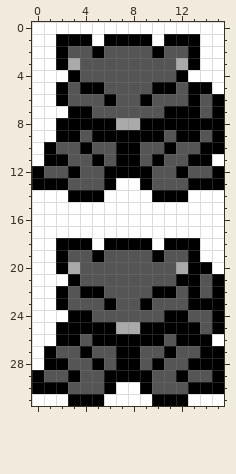
Two versions of one pixel-art sprite, gfx/icons/abra.png. The picture above is the old version.
The file is 16x32 pixels.
The result:
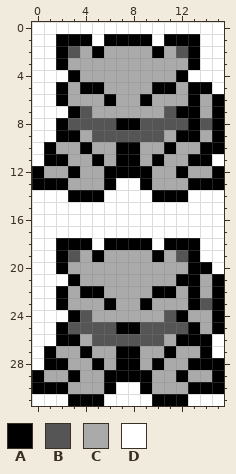
Palette (. is transparent): A #000000  B #555555  C #aaaaaa  D #ffffff
Diff:
The edit turns colour C into colour A in row 8 at x 7 to 8; in row 25 at x 7 to 8.
The edit turns colour A into colour B in row 7 at x 4 and 11; in row 8 at x 3 to 6, 9 to 12 and 14; in row 9 at x 5 to 10; in row 23 at x 14; in row 24 at x 4 and 11; in row 25 at x 3 to 6 and 9 to 12.
The edit turns colour A into colour B in row 26 at x 5 to 10.
The edit turns colour B into colour C in row 2 at x 4, 6 to 9 and 11; in rows 3 to 4 at x 4 to 11; in row 5 at x 3, 6 to 9 and 12; in row 6 at x 3 to 5, 7 to 8, 10 to 12 and 14; in row 7 at x 5 to 10 and 14; in row 9 at x 4, 11 and 14.
The edit turns colour B into colour C in row 10 at x 2 to 3, 5 to 6, 9 to 10 and 12 to 13; in row 11 at x 3 to 4, 6, 9 and 11 to 12; in row 12 at x 1 to 2, 4 to 5, 10 to 11 and 13 to 14; in row 13 at x 3 to 5 and 10 to 12; in row 19 at x 4, 6 to 9 and 11; in row 20 at x 4 to 11.
The edit turns colour B into colour C in row 21 at x 4 to 11 and 14; in row 22 at x 3, 6 to 9, 12 and 14; in row 23 at x 3 to 5, 7 to 8 and 10 to 12; in row 24 at x 5 to 10 and 13 to 14; in row 25 at x 14; in row 26 at x 4 and 11.
The edit turns colour B into colour C in row 27 at x 2 to 3, 5 to 6, 9 to 10 and 12 to 13; in row 28 at x 3 to 4, 6, 9 and 11 to 12; in row 29 at x 1 to 2, 4 to 5, 10 to 11 and 13 to 14; in row 30 at x 3 to 5 and 10 to 12.
The edit turns colour A into colour D in row 27 at x 15.
Pixel boxes of the changes (left, top, right, bottom) in both pictures:
changed: (44, 46, 212, 190)
changed: (44, 250, 224, 394)
